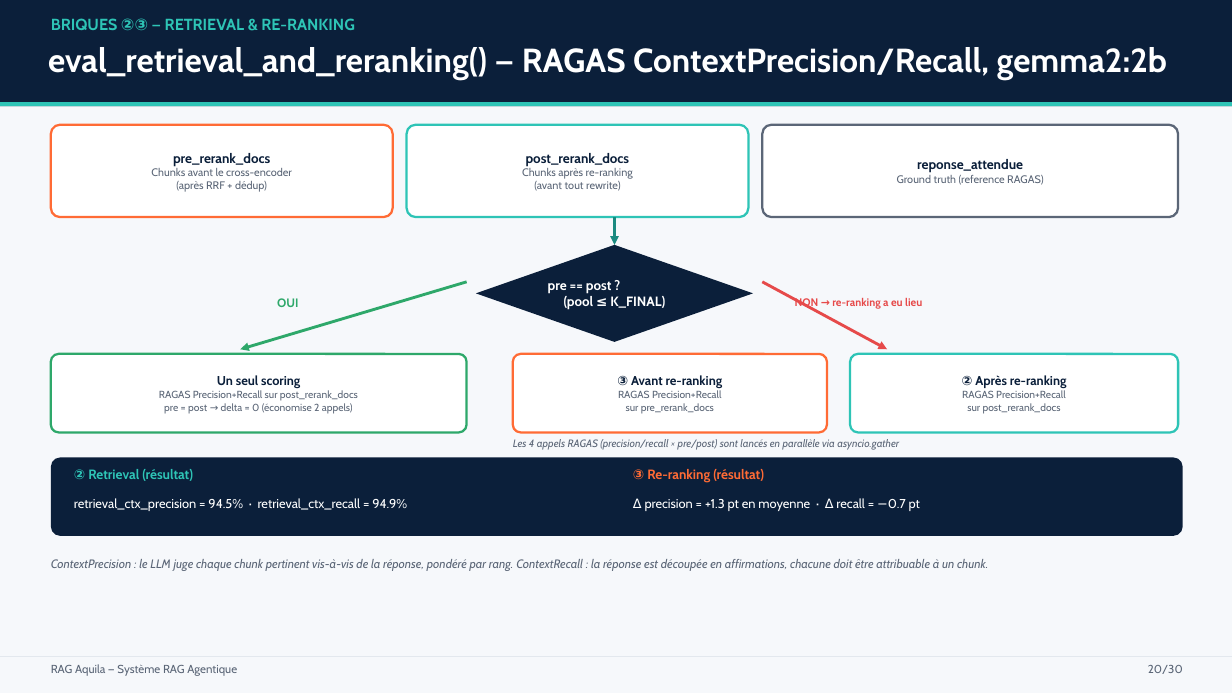
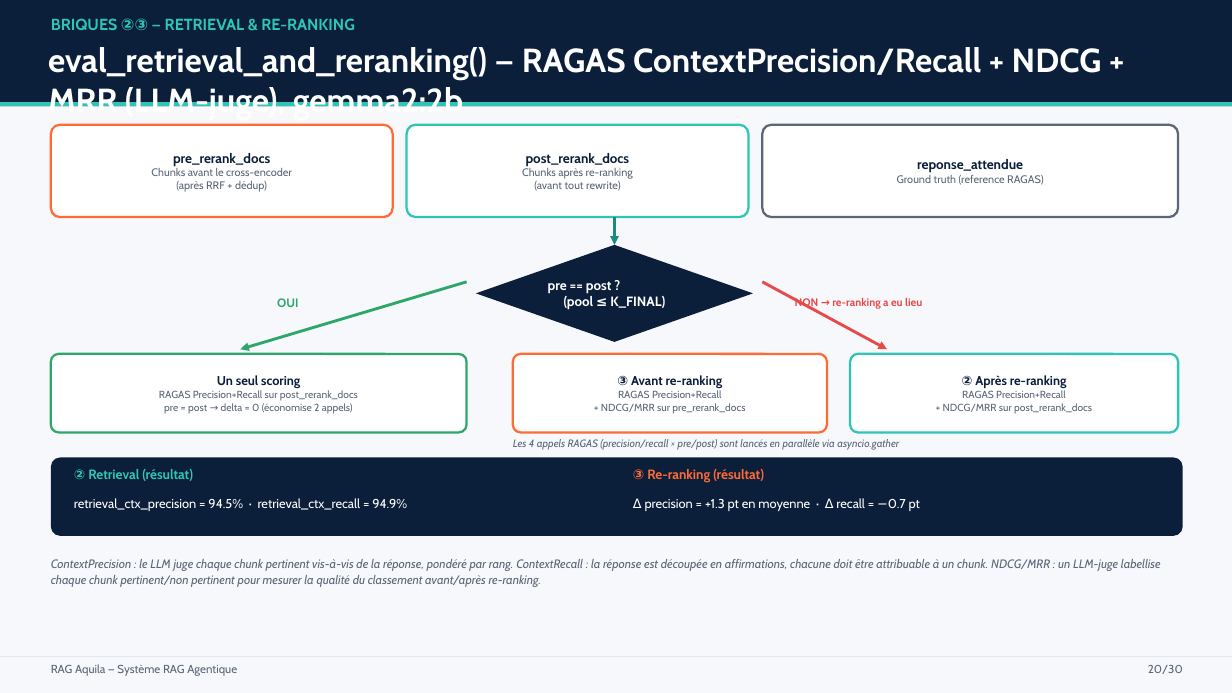
Before and after one commit to paulhenriduranton-collab/RAG_Aquila, a slide deck: slide 20 of Presentation_RAG_Aquila.pptx. Drawn at 1232x693 pixels with LibreOffice and Linux fonts; fonts in the diff are those of the drawing. Boxes give left, top, right and bottom in pixels: in the first picture for what was removed or moved away, otherwise in the second. Text is boxed around its words. In the diff, an @@ line names an element or a change of style, - is before the commit and + after.

Commit message:
feat: Enhance agent functionality with deduplication tracking and grading snapshots
- Added new fields in AgentState to track documents removed and kept during deduplication.
- Implemented logic to capture and return deduplication pairs in retrieval processes.
- Updated retrieval functions to support deduplication tracking and improved document handling.
- Enhanced grading process to include snapshots before rewrites, ensuring consistency in evaluations.
- Modified deduplication evaluation to compare removed and kept documents directly, measuring real information loss.
- Improved evaluation metrics for query rewriting to assess targeting effectiveness of new queries.
- Updated relevant prompts and evaluation functions to accommodate new deduplication and grading features.

```diff
--- a/Presentation_RAG_Aquila.pptx
+++ b/Presentation_RAG_Aquila.pptx
@@ text at <box>48,47,1102,120</box>: text changed @@
-eval_retrieval_and_reranking() — RAGAS ContextPrecision/Recall, gemma2:2b
+eval_retrieval_and_reranking() — RAGAS ContextPrecision/Recall + NDCG + MRR (LLM-juge), gemma2:2b
@@ text in rounded rectangle at <box>601,390,745,413</box>: text changed @@
-RAGAS Precision+Recall
-sur pre_rerank_docs
+RAGAS Precision+Recall
++ NDCG/MRR sur pre_rerank_docs
@@ text in rounded rectangle at <box>943,390,1092,413</box>: text changed @@
-RAGAS Precision+Recall
-sur post_rerank_docs
+RAGAS Precision+Recall
++ NDCG/MRR sur post_rerank_docs
@@ text at <box>51,559,1161,587</box>: text changed @@
-ContextPrecision : le LLM juge chaque chunk pertinent vis-à-vis de la réponse, pondéré par rang. ContextRecall : la réponse est découpée en affirmations, chacune doit être attribuable à un chunk.
+ContextPrecision : le LLM juge chaque chunk pertinent vis-à-vis de la réponse, pondéré par rang. ContextRecall : la réponse est découpée en affirmations, chacune doit être attribuable à un chunk. NDCG/MRR : un LLM-juge labellise chaque chunk pertinent/non pertinent pour mesurer la qualité du classement avant/après re-ranking.
```
Also in this commit, not shown: 6 other slides changed, 6 other files.
